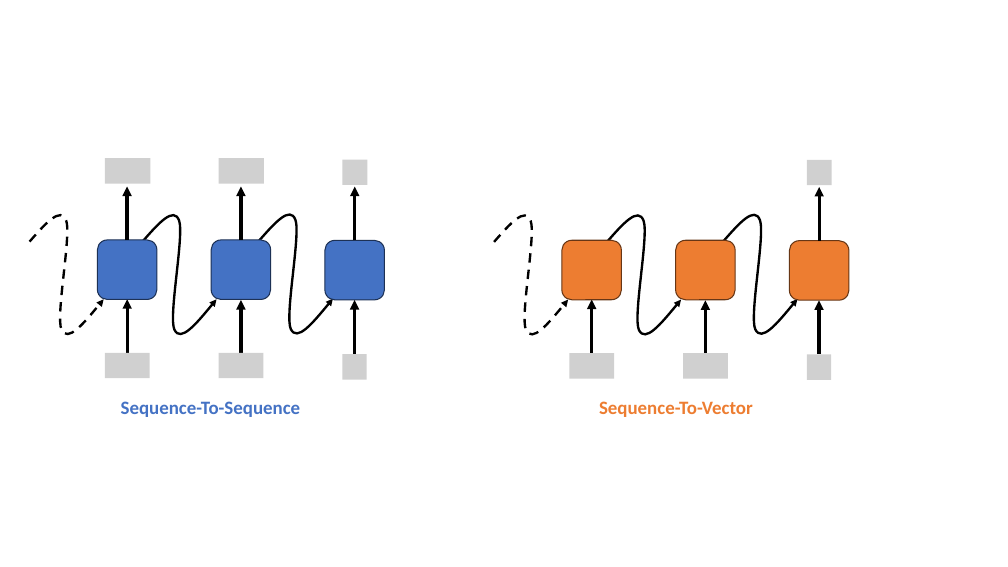
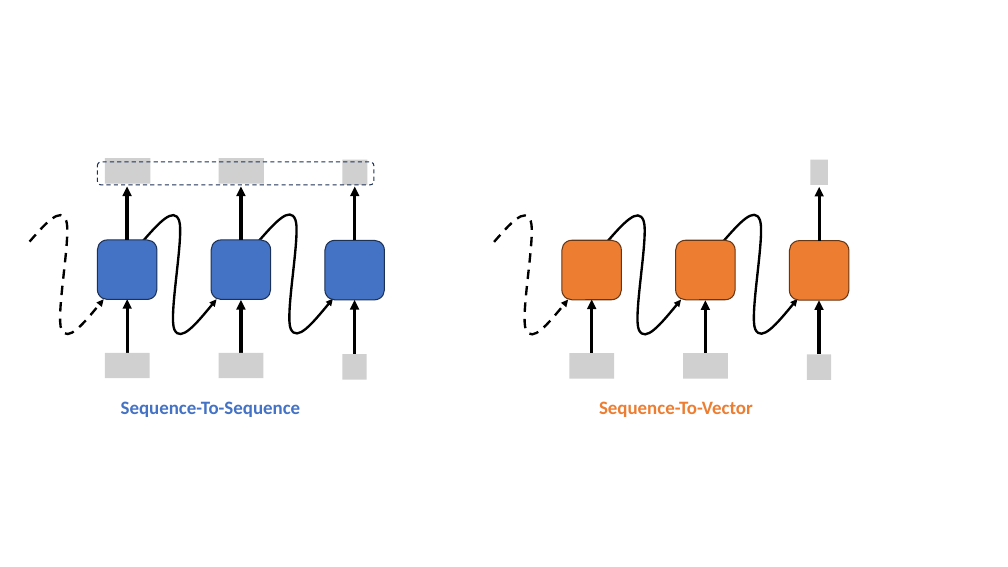
Before and after one commit to LennartKoepper/Bachelor-Thesis, a slide deck: slide 7 of Microsoft PowerPoint-Präsentation (neu).pptx. Drawn at 1008x567 pixels with LibreOffice and Linux fonts; fonts in the diff are those of the drawing; grey boxes stand for pictures. Boxes give left, top, right and bottom in pixels: in the first picture for what was removed or moved away, otherwise in the second. Text is boxed around its words. In the diff, an @@ line names an element or a change of style, - is before the commit and + after.

```diff
--- a/Microsoft PowerPoint-Präsentation (neu).pptx
+++ b/Microsoft PowerPoint-Präsentation (neu).pptx
@@ rounded rectangle added at [98,162,374,185], outline #1E3256 1 pt dashed @@
@@ picture: place and size @@
-picture at [807,160,832,185]
+picture at [811,160,828,185]
```
Also in this commit, not shown: 1 other slide changed.
